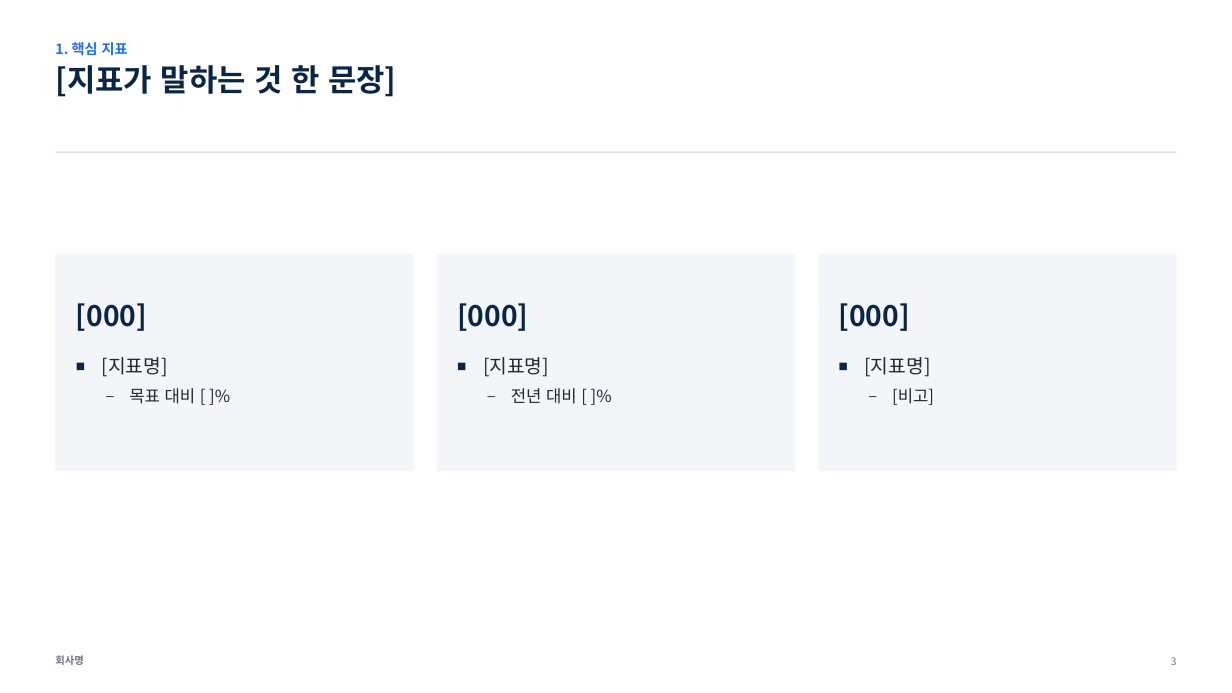
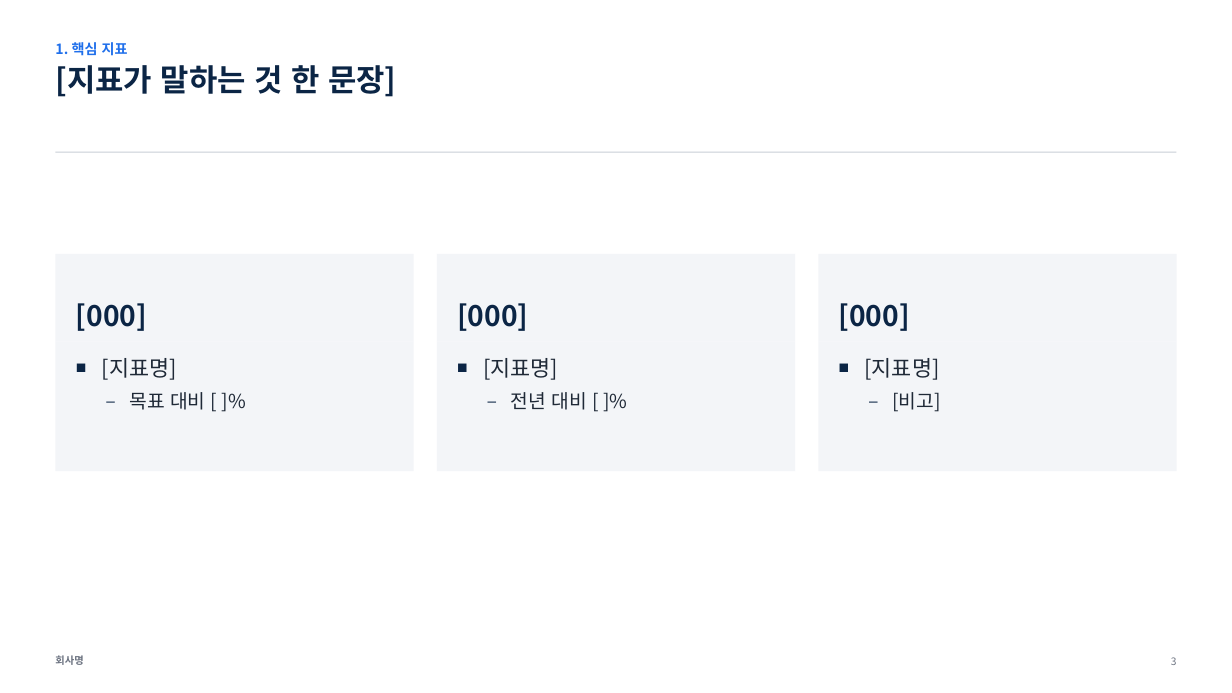
Before and after one commit to jch2100/document, a slide deck: slide 3 of yangsik/templates/pptx/04-performance/template.pptx. Drawn at 1232x693 pixels with LibreOffice and Linux fonts; fonts in the diff are those of the drawing. Boxes give left, top, right and bottom in pixels: in the first picture for what was removed or moved away, otherwise in the second. Text is boxed around its words. In the diff, an @@ line names an element or a change of style, - is before the commit and + after.

```diff
--- a/yangsik/templates/pptx/04-performance/template.pptx
+++ b/yangsik/templates/pptx/04-performance/template.pptx
@@ text "[지표명]" at <box>55,342,414,471</box>: size 15 to 17 pt in "[지표명]"; size 13 to 15 pt in "목표 대비 [ ]%" @@
@@ text "[지표명]" at <box>437,342,796,471</box>: size 15 to 17 pt in "[지표명]"; size 13 to 15 pt in "전년 대비 [ ]%" @@
@@ text "[지표명]" at <box>819,342,1177,471</box>: size 15 to 17 pt in "[지표명]"; size 13 to 15 pt in "[비고]" @@
```
Also in this commit, not shown: 2 other slides changed, 32 other files.
